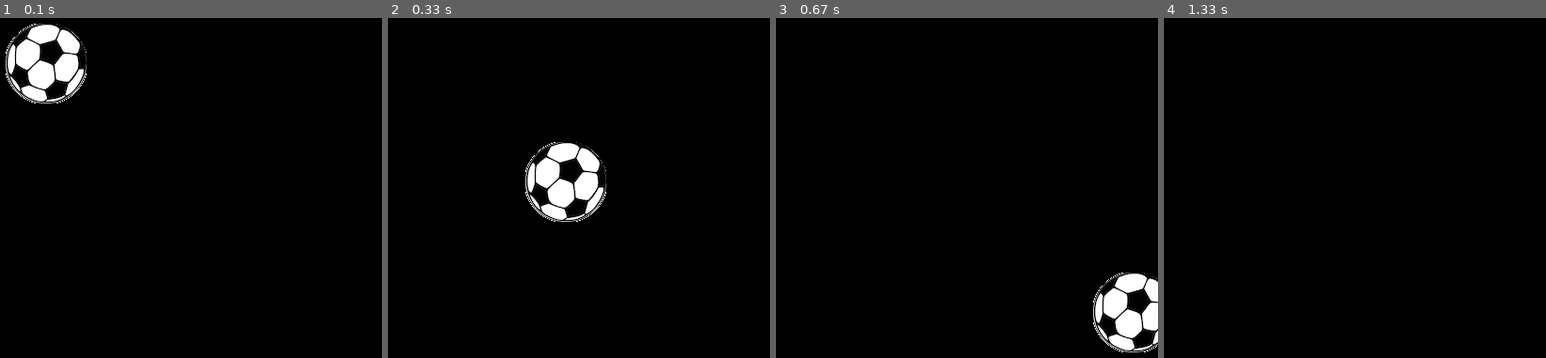
Above: before the commit, frames 1-4 (left to right).
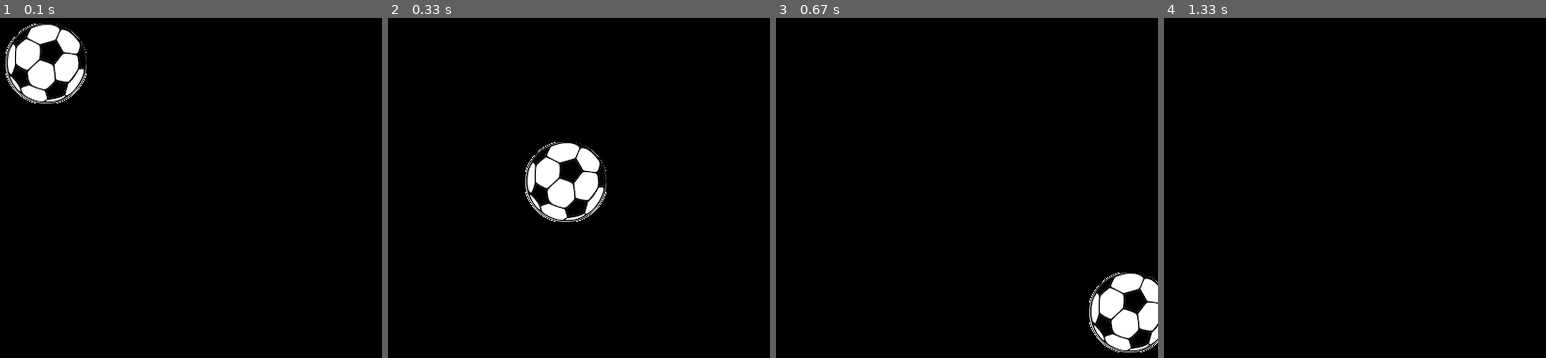
Above: after the commit, the same moments.

Repository: gongjun116403737/pygame_demo
Game: pygame game, started from demo_01_bouncy_ball/bouncy_ball.py
Same seed, same stepped clock (60 frames per second), same inputs: the game is played once before the commit and once after it.
Inputs (mouse positions are in pixels of both pictures, inside the frame that each line leads up to):
- Up to frame 1 (0.1 s): no input
- Up to frame 2 (0.33 s): no input
- Up to frame 3 (0.67 s): press the mouse at (810, 235) at 0.37 s; move the mouse to (890, 283) at 0.47 s; release the mouse at (967, 334) at 0.6 s
- Up to frame 4 (1.33 s): press the mouse at (1198, 235) at 0.7 s; move the mouse to (1282, 252) at 0.8 s; release the mouse at (1366, 269) at 0.93 s; press the mouse at (1198, 235) at 1.03 s; move the mouse to (1244, 293) at 1.13 s; release the mouse at (1290, 351) at 1.27 s

Frames 1-2 are identical in both runs. In frame 3, 1.5% of the frame differs, in the area x 82-100%, y 74-99%; in frame 4, nothing differs.

Commit message:
fix ball bounce bug

Diff:
--- a/demo_01_bouncy_ball/bouncy_ball.py
+++ b/demo_01_bouncy_ball/bouncy_ball.py
@@ -3,7 +3,8 @@
 pygame.init()
 
 size = width, height = 500, 500
-move = [0, 0]
+
+distance = [0,0]
 speed = [10,0.5]
 gravity = [0,0.5]
 black = 0, 0, 0
@@ -11,7 +12,13 @@
 
 ball = pygame.image.load("football.png")
 ballrect = ball.get_rect()
-pressed =0;
+pressed=0
+
+BOUNCE=2
+ROLL=1
+STOP=0
+state = BOUNCE
+
 
 while 1:
     for event in pygame.event.get():
@@ -27,21 +34,41 @@
     mouse = pygame.mouse.get_rel()
     if pressed:
         speed=[10,0.5]
+        state = BOUNCE
+        distance =[0,0]
         ballrect = ballrect.move(mouse)
     else:
-        speed[0] += gravity[0]
-        speed[1] += gravity[1]
+        if state == BOUNCE:
+            if speed[1] < 5 and speed[1] >-5 and ballrect.bottom > height - 5:
+                state=ROLL
+                distance[1]=0
+        if state == ROLL:
+            if speed[0] < 0.5 and speed[0] > -0.5:
+                state=STOP
 
-        if speed[1] < 1 and ballrect.bottom > (height-5):
+
+        if state == BOUNCE:
+            speed[0] += gravity[0]
+            speed[1] += gravity[1]
+
+            distance[0] = speed[0]
+            distance[1] = speed[1]
+
+            if ballrect.left < 0 or ballrect.right > width:
+                speed[0] = -speed[0]*0.9
+                distance[0] = -distance[0]
+            if ballrect.top < 0 or ballrect.bottom > height:
+                speed[1] = -speed[1]*0.8
+                distance[1] = -distance[1]
+            ballrect = ballrect.move(distance)
+
+        if state == ROLL:
             speed[0] = speed[0]*0.95
-
-        ballrect = ballrect.move(speed)
-        if ballrect.left < 0 or ballrect.right > width:
-            speed[0] = -speed[0]*0.9
-            print("rect",ballrect,move,speed)
-        if ballrect.top < 0 or ballrect.bottom > height:
-            speed[1] = -speed[1]*0.9
-            print("rect",ballrect,move,speed)
+            distance[0] = speed[0]
+            if ballrect.left < 0 or ballrect.right > width:
+                speed[0] = -speed[0]
+                distance[0] = -distance[0]
+            ballrect = ballrect.move(distance)
 
     screen.fill(black)
     ## copy ball image to display area
